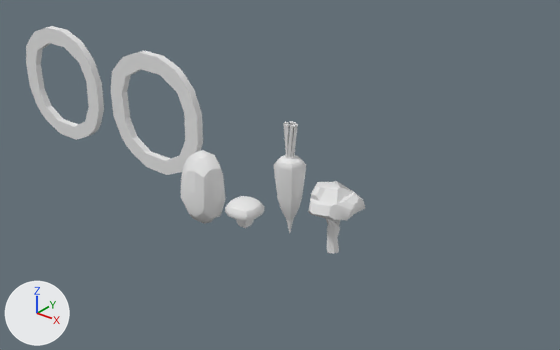
The Blender file meshes/vegetables.blend, before and after one commit.
Camera for both pictures: a 50 mm lens placed at (53.1, -64.9, 49.0), pointed at (-3.1, 5.3, 5.5). Arrows for +X, +Y and +Z are at lower left; the lights stay in place.

The first picture shows 'Broccoli', 'Carrot', 'Mushroom', 'Portal1', 'Portal2', 'Potato'.
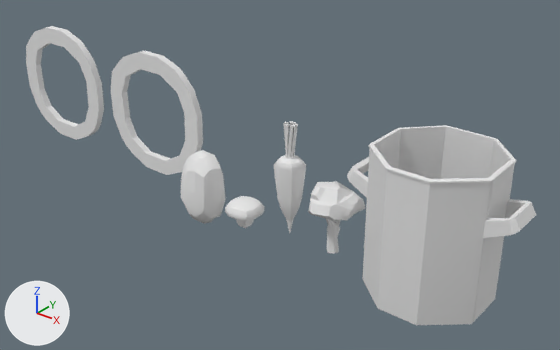
Commit message: added pot model

Where the change shows, as pixel boxes (x1, y1, x2, y2) in the pictures (560 x 350 px):
'Pot', added
    after: (347, 125, 536, 325)

The change, as a list of edits to the scene's bpy script:
```text
Add mat_initialshadinggroup_005:
    mat_initialshadinggroup_005 = diffuse_material('initialShadingGroup.005')
    mat_initialshadinggroup_005.base_color = (0.8, 0.8, 0.8)  # white #e7e7e7
Add me_pot:
    me_pot.from_pydata(...)  # 248 vertices, 250 faces; spans x 11.1..78.9, y -18.6..27.8, z -40.5..17.7
    me_pot.materials.append(mat_initialshadinggroup_005)  # white #e7e7e7
Add ob_pot:
    ob_pot = bpy.data.objects.new('Pot', me_pot)
    ob_pot.location = (7.85, 0.0, 11.74)
    ob_pot.scale = (0.292, 0.292, 0.292)
```
